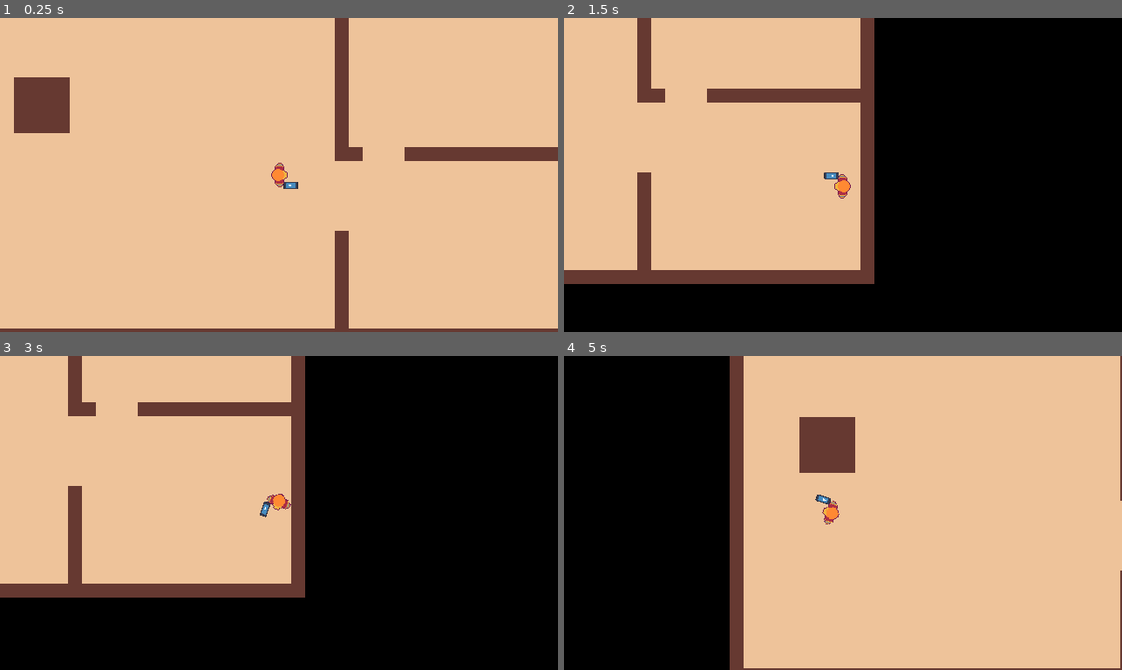
Above: before the commit, frames 1-4 (two rows, left to right).
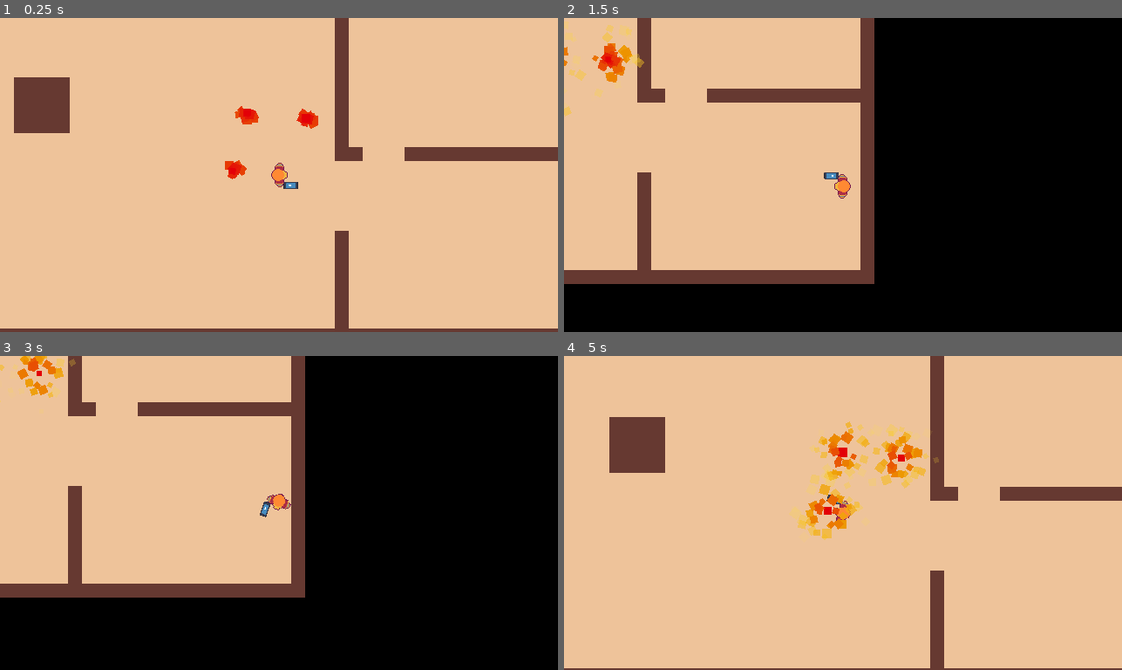
Above: after the commit, the same moments.

Repository: eduardomdc/firehazard
Game: Godot game, scene res://levels/main.tscn
The game is run twice, just before and just after one commit, with the same random seed, the same clock (stepped at 60 frames per second) and the same inputs. The engine's default icon, where the game draws it, is replaced by a stand-in: a white triangle on a blue panel in a dark square.
Inputs (mouse positions are in pixels of both pictures, inside the frame that each line leads up to):
- Up to frame 1 (0.25 s): no input
- Up to frame 2 (1.5 s): move the mouse to (965, 159) at 0.52 s; hold D (move_right) 0.53-1.28 s; click (965, 159) at 0.6 s; move the mouse to (731, 190) at 1.27 s; hold S (move_down) from 1.28 s (still down); click (731, 190) at 1.35 s
- Up to frame 3 (3 s): move the mouse to (334, 443) at 2.02 s; release S (move_down) at 2.03 s; hold D (move_right) 2.03-2.78 s; click (334, 443) at 2.1 s; tap Enter at 2.75 s; move the mouse to (251, 575) at 2.77 s; hold W (move_up) from 2.78 s (still down); click (251, 575) at 2.85 s
- Up to frame 4 (5 s): move the mouse to (1010, 560) at 3.52 s; release W (move_up) at 3.53 s; hold A (move_left) from 3.53 s (still down); click (1010, 560) at 3.6 s; move the mouse to (675, 465) at 4.27 s; click (675, 465) at 4.35 s

The runs differ from the first frame. In frame 1, 0.5% of the frame differs, in the area x 40-58%, y 28-52%; in frame 2, 0.8%; in frame 3, 0.5%; in frame 4, 39%, in the area x 0-100%, y 0-100%.

Commit message:
fogo básico, gitignore do godot

Diff:
--- /dev/null
+++ b/godot/entities/fire.tscn
@@ -0,0 +1,29 @@
+[gd_scene load_steps=3 format=3 uid="uid://wlpg848lhy30"]
+
+[sub_resource type="RectangleShape2D" id="RectangleShape2D_7y1yb"]
+
+[sub_resource type="Gradient" id="Gradient_gv0ej"]
+offsets = PackedFloat32Array(0, 0.476821, 1)
+colors = PackedColorArray(0.891048, 0, 0.0286891, 1, 0.929336, 0.589626, 0, 1, 1, 0.921569, 0.258824, 0)
+
+[node name="fire" type="Node2D"]
+
+[node name="StaticBody2D" type="StaticBody2D" parent="."]
+
+[node name="CollisionShape2D" type="CollisionShape2D" parent="StaticBody2D"]
+shape = SubResource("RectangleShape2D_7y1yb")
+
+[node name="CPUParticles2D" type="CPUParticles2D" parent="."]
+amount = 40
+explosiveness = 0.24
+direction = Vector2(0, -1)
+spread = 180.0
+gravity = Vector2(0, 0)
+initial_velocity_min = 30.3
+initial_velocity_max = 50.51
+angular_velocity_min = -720.0
+angular_velocity_max = 720.0
+linear_accel_min = -5.0
+scale_amount_min = 5.0
+scale_amount_max = 11.1
+color_ramp = SubResource("Gradient_gv0ej")
--- a/godot/levels/main.tscn
+++ b/godot/levels/main.tscn
@@ -1,7 +1,8 @@
-[gd_scene load_steps=6 format=3 uid="uid://c5aju3v2sgrib"]
+[gd_scene load_steps=7 format=3 uid="uid://c5aju3v2sgrib"]
 
 [ext_resource type="PackedScene" uid="uid://00huebinrbjg" path="res://player/player.tscn" id="1_23hqu"]
 [ext_resource type="Texture2D" uid="uid://daro1dw1mt5du" path="res://tiles/test_tiles.png" id="3_dql2m"]
+[ext_resource type="PackedScene" uid="uid://wlpg848lhy30" path="res://entities/fire.tscn" id="3_lpgx3"]
 
 [sub_resource type="OccluderPolygon2D" id="OccluderPolygon2D_ss7h2"]
 polygon = PackedVector2Array(-8, -8, -8, 8, 8, 8, 8, -8)
@@ -31,3 +32,12 @@
 format = 2
 layer_0/z_index = -1
 layer_0/tile_data = PackedInt32Array(-65532, 0, 0, 4, 0, 0, 65539, 0, 0, 65540, 0, 0, 65541, 0, 0, 5, 0, 0, 6, 0, 0, -6 …(16691 unchanged characters)…
+
+[node name="fire" parent="." instance=ExtResource("3_lpgx3")]
+position = Vector2(31, -65)
+
+[node name="fire2" parent="." instance=ExtResource("3_lpgx3")]
+position = Vector2(-36, -72)
+
+[node name="fire3" parent="." instance=ExtResource("3_lpgx3")]
+position = Vector2(-53, -5)
--- a/godot/project.godot
+++ b/godot/project.godot
@@ -52,4 +52,5 @@
 [rendering]
 
 textures/canvas_textures/default_texture_filter=0
+renderer/rendering_method="gl_compatibility"
 environment/defaults/default_clear_color=Color(0, 0, 0, 1)
Not shown, added: godot/.gitignore
